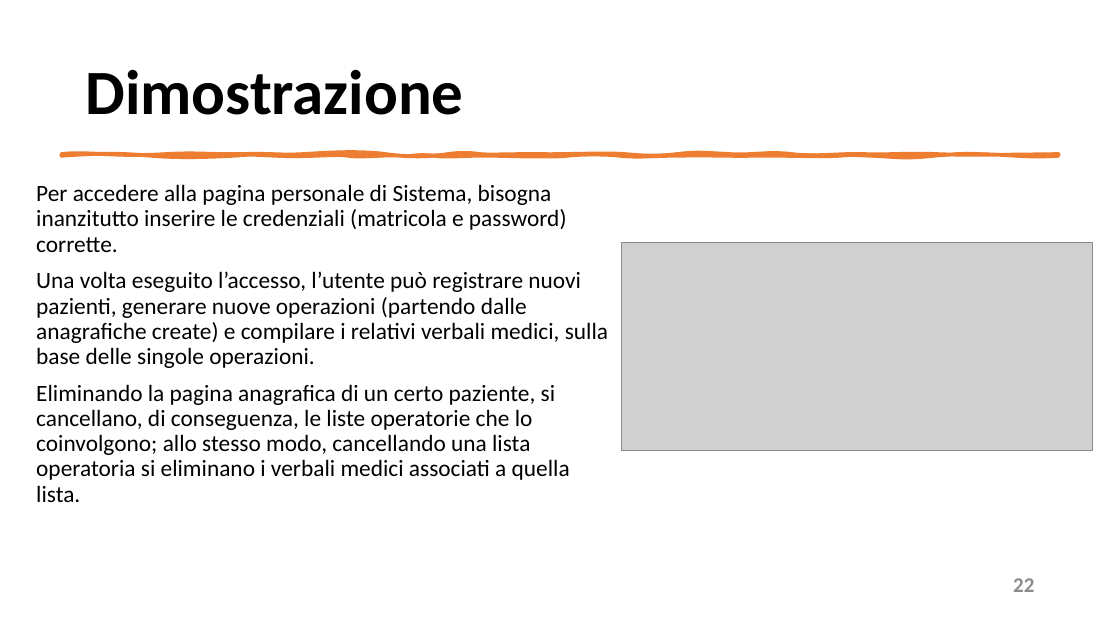
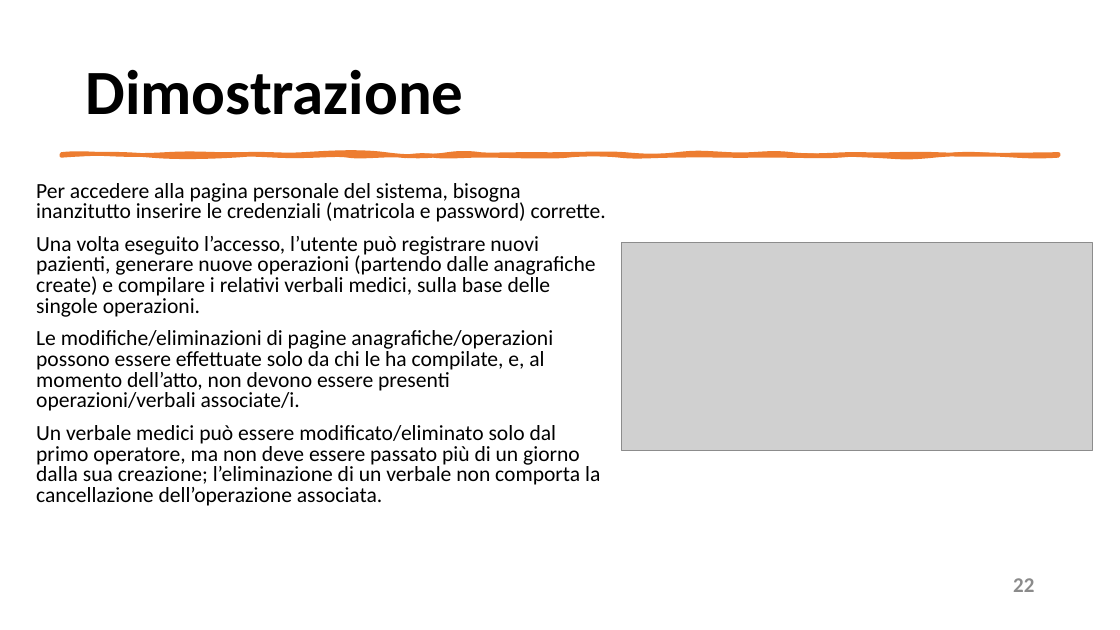
Before and after one commit to mangilimatteo/Progetto_Ingegneria_Software_Cattaneo_Mangili_Saini, a slide deck: slide 22 of Presentazione/Presentazione_Progetto.pptx. Drawn at 1120x630 pixels with LibreOffice and Linux fonts; fonts in the diff are those of the drawing; grey boxes stand for pictures. Boxes give left, top, right and bottom in pixels: in the first picture for what was removed or moved away, otherwise in the second. Text is boxed around its words. In the diff, an @@ line names an element or a change of style, - is before the commit and + after.

```diff
--- a/Presentazione/Presentazione_Progetto.pptx
+++ b/Presentazione/Presentazione_Progetto.pptx
@@ text at bbox=[36, 183, 606, 222]: text changed; size 20 to 18.5 pt @@
-Per accedere alla pagina personale di Sistema, bisogna inanzitutto inserire le credenziali (matricola e password) corrette.
+Per accedere alla pagina personale del sistema, bisogna inanzitutto inserire le credenziali (matricola e password) corrette.
@@ text at bbox=[36, 236, 596, 317]: size 20 to 18.5 pt in "Una volta eseguito l’accesso, l’utente può registrare ..."; line spacing 0.9 to 0.8 @@
@@ text at bbox=[36, 330, 600, 506]: text changed; size 20 to 18.5 pt @@
-Eliminando la pagina anagrafica di un certo paziente, si cancellano, di conseguenza, le liste operatorie che lo coinvolgono; allo stesso modo, cancellando una lista operatoria si eliminano i verbali medici associati a quella lista.
+Le modifiche/eliminazioni di pagine anagrafiche/operazioni possono essere effettuate solo da chi le ha compilate, e, al momento dell’atto, non devono essere presenti operazioni/verbali associate/i.
+Un verbale medici può essere modificato/eliminato solo dal primo operatore, ma non deve essere passato più di un giorno dalla sua creazione; l’eliminazione di un verbale non comporta la cancellazione dell’operazione associata.
```
Also in this commit, not shown: 10 other slides changed, 1 other file.
